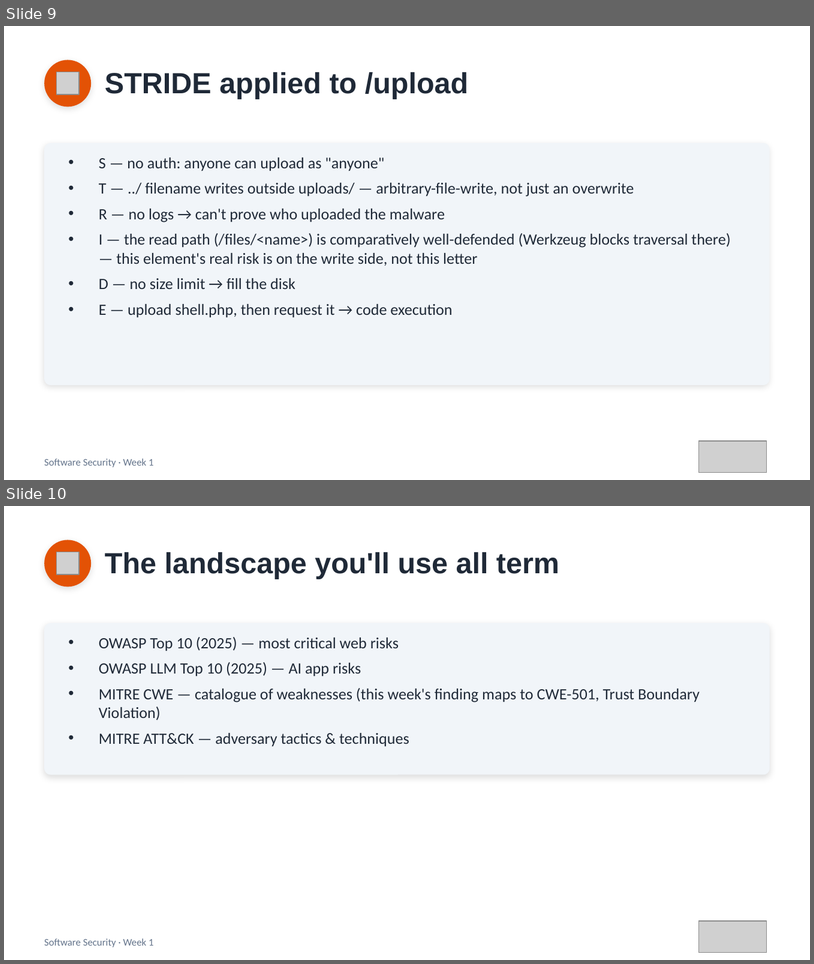
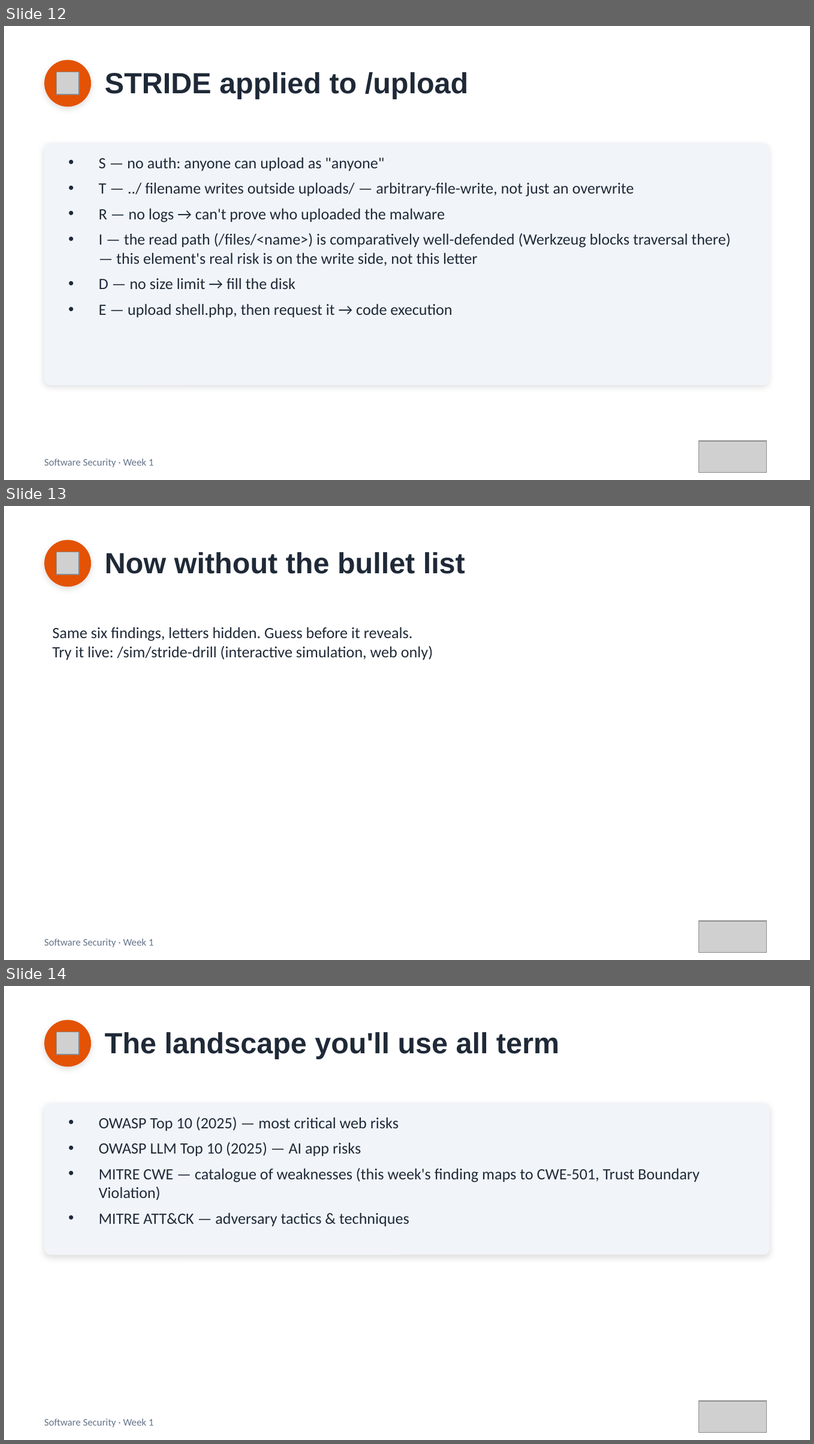
Before and after one commit to 6531503085Sutapat/software-security, a slide deck: slides/pptx/week01.pptx. Shown one above the other, each under a label of ours: slides 9 and 10 before the commit, slides 12, 13 and 14 after it. The pictures are 814x964 and 814x1444 pixels, drawn with LibreOffice and Linux fonts; fonts in the diff are those of the drawing; grey boxes stand for pictures. Boxes give left, top, right and bottom in pixels: in the first picture for what was removed or moved away, otherwise in the second. Text is boxed around its words. In the diff, an @@ line names an element or a change of style, - is before the commit and + after.

```diff
--- a/slides/pptx/week01.pptx
+++ b/slides/pptx/week01.pptx
@@ slide 13 added at bbox=[4, 506, 810, 960], background #FFFFFF @@
@@ ellipse added at bbox=[44, 540, 91, 586], fill #E35205 @@
@@ picture added at bbox=[56, 552, 79, 574] @@
@@ text added at bbox=[105, 552, 465, 574], 26 pt, text #1F2937, bold @@
+Now without the bullet list
@@ text added at bbox=[53, 627, 433, 660], 14 pt, text #1F2937 @@
+Same six findings, letters hidden. Guess before it reveals.
+Try it live: /sim/stride-drill (interactive simulation, web only)
@@ picture added at bbox=[699, 921, 767, 952] @@
@@ text added at bbox=[44, 938, 154, 947], 9 pt, text #64748B @@
+Software Security · Week 1
@@ what was slide 9 is now slide 12 @@
@@ what was slide 10 is now slide 14 @@
```
Also in this commit, not shown: 5 slides changed, 3 other slides added, 6 other files.
